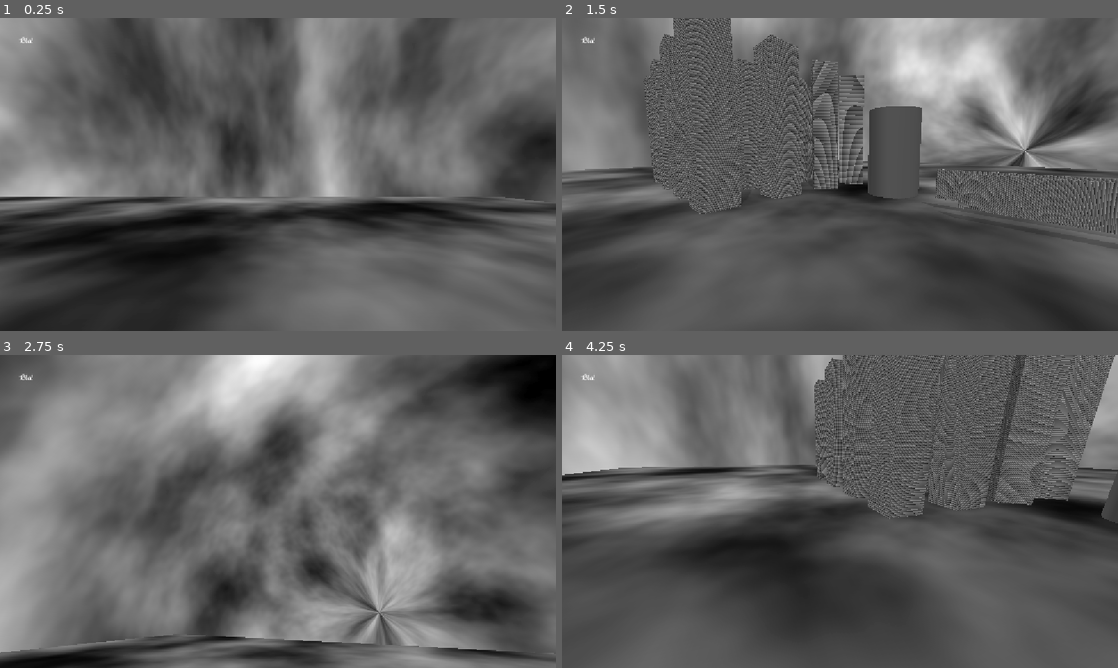
Above: before the commit, frames 1-4 (two rows, left to right).
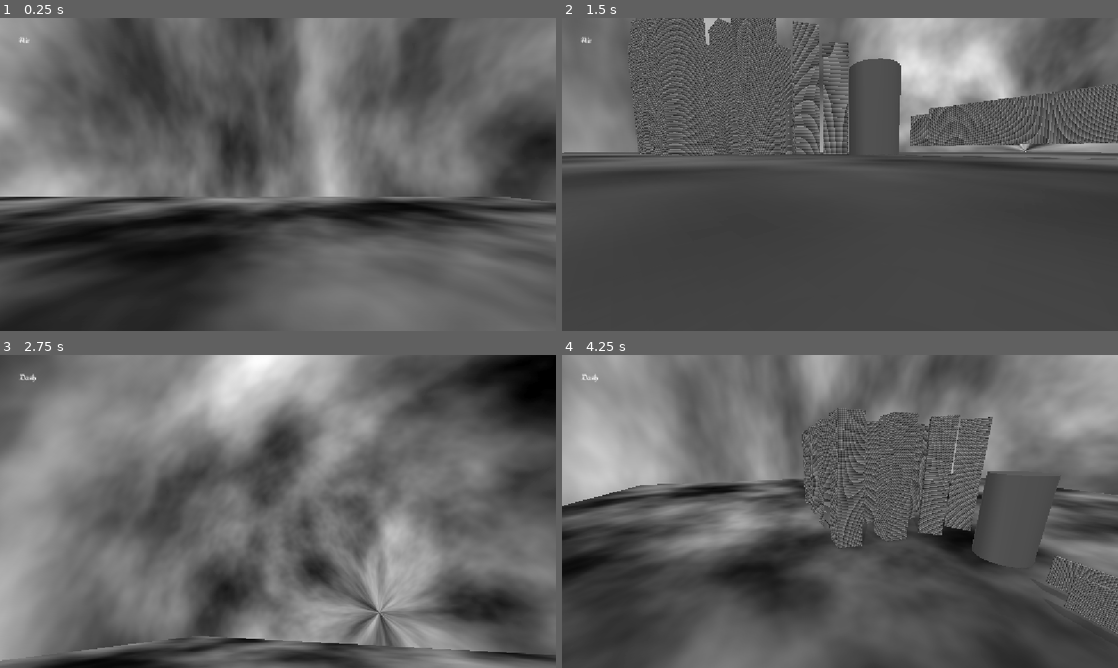
Above: after the commit, the same moments.

Repository: JoshuahMi/BasicRpgGodot
Game: Godot game, scene res://BasicRpg/Elements/Test/TestLevels/BasicRpgLevelTest.tscn
The game is run twice, just before and just after one commit, with the same random seed, the same clock (stepped at 60 frames per second) and the same inputs.
Inputs (mouse positions are in pixels of both pictures, inside the frame that each line leads up to):
- Up to frame 1 (0.25 s): no input
- Up to frame 2 (1.5 s): move the mouse to (867, 174) at 0.52 s; hold W (MoveForward) from 0.53 s (still down); tap Ctrl (Dash, bound only after the commit) at 0.6 s; tap Space (Jump) at 0.77 s; move the mouse to (812, 174) at 1.27 s; tap Shift (Sprint) at 1.35 s
- Up to frame 3 (2.75 s): keep holding W (MoveForward); tap Space (Jump) at 1.52 s; tap Ctrl (Dash, bound only after the commit) at 1.55, 2.3 s; move the mouse to (289, 505) at 2.02 s; hold B (Test, bound only after the commit) from 2.03 s (still down)
- Up to frame 4 (4.25 s): keep holding W (MoveForward); move the mouse to (834, 517) at 2.77 s; release B (Test, bound only after the commit) at 2.78 s; tap C (Test, bound only before the commit) at 2.85 s; tap Space (Jump) at 3.02, 3.77 s; tap Ctrl (Dash, bound only after the commit) at 3.05, 3.6 s; move the mouse to (878, 514) at 3.52 s

The runs differ from the first frame. In frame 1, less than 0.1% of the frame differs, in the area x 0-98%, y 6-59%; in frame 2, 29%; in frame 3, 4.3%; in frame 4, 41%, in the area x 0-100%, y 0-100%.

Commit message:
Worked on Movement
Worked on the states and added new input mappings

Diff:
--- a/BasicRpg/Elements/Test/TestPlayer/basic_rpg_test_player_0.gd
+++ b/BasicRpg/Elements/Test/TestPlayer/basic_rpg_test_player_0.gd
@@ -13,15 +13,19 @@
 
 	Input.mouse_mode = Input.MOUSE_MODE_CAPTURED
 
-
+	movement_component.state_changed.connect(_on_state_changed)
 
 func _physics_process(delta: float) -> void:
 
 	if input_component.is_test_just_pressed:
 		movement_component.wants_to_dash = true
+	else:
+		movement_component.wants_to_dash = false
 
 	if input_component.is_jump_pressed:
 		movement_component.wants_to_jump = true
+	else:
+		movement_component.wants_to_jump = false
 
 	if input_component.is_sprint_pressed:
 		movement_component.wants_to_sprint = true
@@ -62,3 +66,7 @@
 		#velocity.z = move_toward(velocity.z, 0, SPEED)
 #
 	#move_and_slide()
+
+func _on_state_changed(new_state):
+	hud.update_state_label(new_state)
+	pass
--- a/BasicRpg/Source/Components/MovementComponents/StateMachineMCs/FirstAttempt/BasicRpgMovementStateMachine.gd
+++ b/BasicRpg/Source/Components/MovementComponents/StateMachineMCs/FirstAttempt/BasicRpgMovementStateMachine.gd
@@ -5,6 +5,7 @@
 @export var body: CharacterBody3D = null
 @export var camera: Camera3D = null
 
+var jump_strength: float = 0.1
 var jump_charges: int = 2
 var dash_charges: int = 2
 
@@ -19,14 +20,31 @@
 var has_just_moved: bool = false
 var has_just_stopped: bool = false
 
+var is_on_ground: bool = false:
+	set(new_value):
+		if new_value != is_on_ground:
+			if new_value == true:
+				has_just_landed = true
+			else:
+				has_just_left_ground = true
+			is_on_ground = new_value
+		else:
+			is_on_ground = new_value
+			has_just_landed = false
+			has_just_left_ground = false
+
 var has_just_left_ground: bool = false
 var has_just_landed: bool = false
 
 var wants_to_jump: bool = false
 var wants_to_sprint: bool = false
 var wants_to_dash: bool = false
+var wants_to_crouch: bool = false
 
 var mouse_sensitivity: float = 1.0
+
+signal state_changed(new_state: States)
+
 
 #region STATES
 
@@ -139,9 +157,9 @@
 	states[States.DIVE].state_machine = self
 	states[States.DIVE].transitioned.connect(_on_state_transitioned)
 
-	current_state = States.IDLE
-
-	states[States.IDLE].enter()
+	_determine_initial_state()
+
+	states[current_state].enter()
 
 
 func _physics_process(delta: float) -> void:
@@ -149,6 +167,8 @@
 	if states[current_state] == null:
 		return
 
+
+	happening_management()
 	states[current_state].physics_update(delta)
 	look()
 	body.move_and_slide()
@@ -162,6 +182,17 @@
 
 	states[current_state].update(delta)
 
+
+
+	pass
+
+func happening_management():
+
+	if body.is_on_floor():
+		is_on_ground = true
+	else:
+		is_on_ground = false
+
 	pass
 
 func _on_state_transitioned(From: States, To: States):
@@ -172,6 +203,8 @@
 	states[From].exit()
 	current_state = To
 	states[To].enter()
+
+	state_changed.emit(current_state)
 
 	pass
 
@@ -180,3 +213,12 @@
 	camera.rotation.x  = clampf(camera.rotation.x, -1.5, 1.5)
 	camera.rotation.y += (look_direction.x * -1.0 * mouse_sensitivity * 0.01)
 	pass
+
+func _determine_initial_state():
+
+	if body.is_on_floor():
+		current_state = States.IDLE
+	else:
+		current_state = States.AIR
+
+	state_changed.emit(current_state)
--- a/BasicRpg/Source/Components/MovementComponents/StateMachineMCs/FirstAttempt/States/BasicRpgMovementStateAir.gd
+++ b/BasicRpg/Source/Components/MovementComponents/StateMachineMCs/FirstAttempt/States/BasicRpgMovementStateAir.gd
@@ -2,6 +2,7 @@
 
 class_name BasicRpgMovementStateAir extends BasicRpgMovementState
 func enter():
+	print("From Movement State Air: State entered!")
 	pass
 
 
@@ -14,4 +15,29 @@
 
 
 func physics_update(delta: float):
+
+	happening_management()
+	input_management()
+
+	apply_gravity(delta)
+
 	pass
+
+func apply_gravity(delta: float):
+
+	body.velocity += body.get_gravity() * delta
+
+	pass
+
+func happening_management():
+
+	if state_machine.has_just_landed and state_machine.movement_direction.length_squared() > 0.01:
+		transitioned.emit(BasicRpgMovementStateMachine.States.AIR, BasicRpgMovementStateMachine.States.GO)
+	elif state_machine.has_just_landed and state_machine.movement_direction.length_squared() < 0.01:
+		transitioned.emit(BasicRpgMovementStateMachine.States.AIR, BasicRpgMovementStateMachine.States.IDLE)
+
+	pass
+
+func input_management():
+
+	pass
--- a/BasicRpg/Source/Components/MovementComponents/StateMachineMCs/FirstAttempt/States/BasicRpgMovementStateGo.gd
+++ b/BasicRpg/Source/Components/MovementComponents/StateMachineMCs/FirstAttempt/States/BasicRpgMovementStateGo.gd
@@ -21,6 +21,7 @@
 
 	move(delta)
 
+	happening_management()
 	input_management()
 
 	pass
@@ -50,6 +51,15 @@
 	# print("From Movement Component: velocity: " + str(body.velocity))
 
 
+func happening_management():
+
+	if state_machine.has_just_left_ground:
+
+		transitioned.emit(BasicRpgMovementStateMachine.States.GO, BasicRpgMovementStateMachine.States.AIR)
+
+
+	pass
+
 func input_management():
 
 
@@ -61,7 +71,6 @@
 		transitioned.emit(BasicRpgMovementStateMachine.States.GO, BasicRpgMovementStateMachine.States.JUMP)
 
 	if state_machine.movement_direction.length_squared() < 0.001:
-		print("Moved!")
 		transitioned.emit(BasicRpgMovementStateMachine.States.GO, BasicRpgMovementStateMachine.States.IDLE)
 
 	pass
--- a/BasicRpg/Source/Components/MovementComponents/StateMachineMCs/FirstAttempt/States/BasicRpgMovementStateIdle.gd
+++ b/BasicRpg/Source/Components/MovementComponents/StateMachineMCs/FirstAttempt/States/BasicRpgMovementStateIdle.gd
@@ -31,6 +31,10 @@
 ## value, that the player touches a wall, etc.
 func happening_management():
 
+	if state_machine.has_just_left_ground:
+
+		transitioned.emit(BasicRpgMovementStateMachine.States.GO, BasicRpgMovementStateMachine.States.AIR)
+
 	pass
 
 func input_management():
--- a/BasicRpg/Source/Components/MovementComponents/StateMachineMCs/FirstAttempt/States/BasicRpgMovementStateJump.gd
+++ b/BasicRpg/Source/Components/MovementComponents/StateMachineMCs/FirstAttempt/States/BasicRpgMovementStateJump.gd
@@ -2,6 +2,9 @@
 
 class_name BasicRpgMovementStateJump extends BasicRpgMovementState
 func enter():
+
+	body.velocity += Vector3.UP * state_machine.jump_strength * 100.0
+
 	print("From Movement State Jump: State Entered!")
 	pass
 
@@ -15,29 +18,42 @@
 
 
 func physics_update(delta: float):
+
+	happening_management()
+	input_management()
+
+	apply_gravity(delta)
+
 	pass
 
-func apply_gravity():
+func apply_gravity(delta: float):
+
+	body.velocity.y += body.get_gravity().y * delta
+
 	pass
 
 ## Handles things that happen, e.g. that the y velocity goes under a certain
 ## value, that the player touches a wall, etc.
 func happening_management():
 
+	if body.velocity.y < 0.0:
+		transitioned.emit(BasicRpgMovementStateMachine.States.JUMP, BasicRpgMovementStateMachine.States.AIR)
+
 	pass
 
 func input_management():
-
-
 
 	if state_machine.wants_to_dash:
 		transitioned.emit(BasicRpgMovementStateMachine.States.JUMP, BasicRpgMovementStateMachine.States.DASH)
 
 	if state_machine.wants_to_jump:
-		transitioned.emit(BasicRpgMovementStateMachine.States.JUMP, BasicRpgMovementStateMachine.States.JUMP)
+		pass
 
 	if state_machine.movement_direction.length_squared() > 0.001:
 		transitioned.emit(BasicRpgMovementStateMachine.States.JUMP, BasicRpgMovementStateMachine.States.GO)
 
+func move():
+
+
 
 	pass
--- a/project.godot
+++ b/project.godot
@@ -59,7 +59,37 @@
 }
 Test={
 "deadzone": 0.2,
+"events": [Object(InputEventKey,"resource_local_to_scene":false,"resource_name":"","device":-1,"window_id":0,"alt_pressed":false,"shift_pressed":false,"ctrl_pressed":false,"meta_pressed":false,"pressed":false,"keycode":0,"physical_keycode":66,"key_label":0,"unicode":98,"location":0,"echo":false,"script":null)
+]
+}
+Crouch={
+"deadzone": 0.2,
 "events": [Object(InputEventKey,"resource_local_to_scene":false,"resource_name":"","device":-1,"window_id":0,"alt_press …(191 unchanged characters)…
+]
+}
+Dash={
+"deadzone": 0.2,
+"events": [Object(InputEventKey,"resource_local_to_scene":false,"resource_name":"","device":-1,"window_id":0,"alt_pressed":false,"shift_pressed":false,"ctrl_pressed":false,"meta_pressed":false,"pressed":false,"keycode":0,"physical_keycode":4194326,"key_label":0,"unicode":0,"location":0,"echo":false,"script":null)
+]
+}
+Grab={
+"deadzone": 0.2,
+"events": [Object(InputEventKey,"resource_local_to_scene":false,"resource_name":"","device":-1,"window_id":0,"alt_pressed":false,"shift_pressed":false,"ctrl_pressed":false,"meta_pressed":false,"pressed":false,"keycode":0,"physical_keycode":82,"key_label":0,"unicode":114,"location":0,"echo":false,"script":null)
+]
+}
+Attack={
+"deadzone": 0.2,
+"events": [Object(InputEventMouseButton,"resource_local_to_scene":false,"resource_name":"","device":-1,"window_id":0,"alt_pressed":false,"shift_pressed":false,"ctrl_pressed":false,"meta_pressed":false,"button_mask":1,"position":Vector2(245, 5),"global_position":Vector2(254, 53),"factor":1.0,"button_index":1,"canceled":false,"pressed":true,"double_click":false,"script":null)
+]
+}
+Block={
+"deadzone": 0.2,
+"events": [Object(InputEventMouseButton,"resource_local_to_scene":false,"resource_name":"","device":-1,"window_id":0,"alt_pressed":false,"shift_pressed":false,"ctrl_pressed":false,"meta_pressed":false,"button_mask":2,"position":Vector2(271, 8),"global_position":Vector2(280, 56),"factor":1.0,"button_index":2,"canceled":false,"pressed":true,"double_click":false,"script":null)
+]
+}
+Interact={
+"deadzone": 0.2,
+"events": [Object(InputEventKey,"resource_local_to_scene":false,"resource_name":"","device":-1,"window_id":0,"alt_pressed":false,"shift_pressed":false,"ctrl_pressed":false,"meta_pressed":false,"pressed":false,"keycode":0,"physical_keycode":69,"key_label":0,"unicode":101,"location":0,"echo":false,"script":null)
 ]
 }
 
